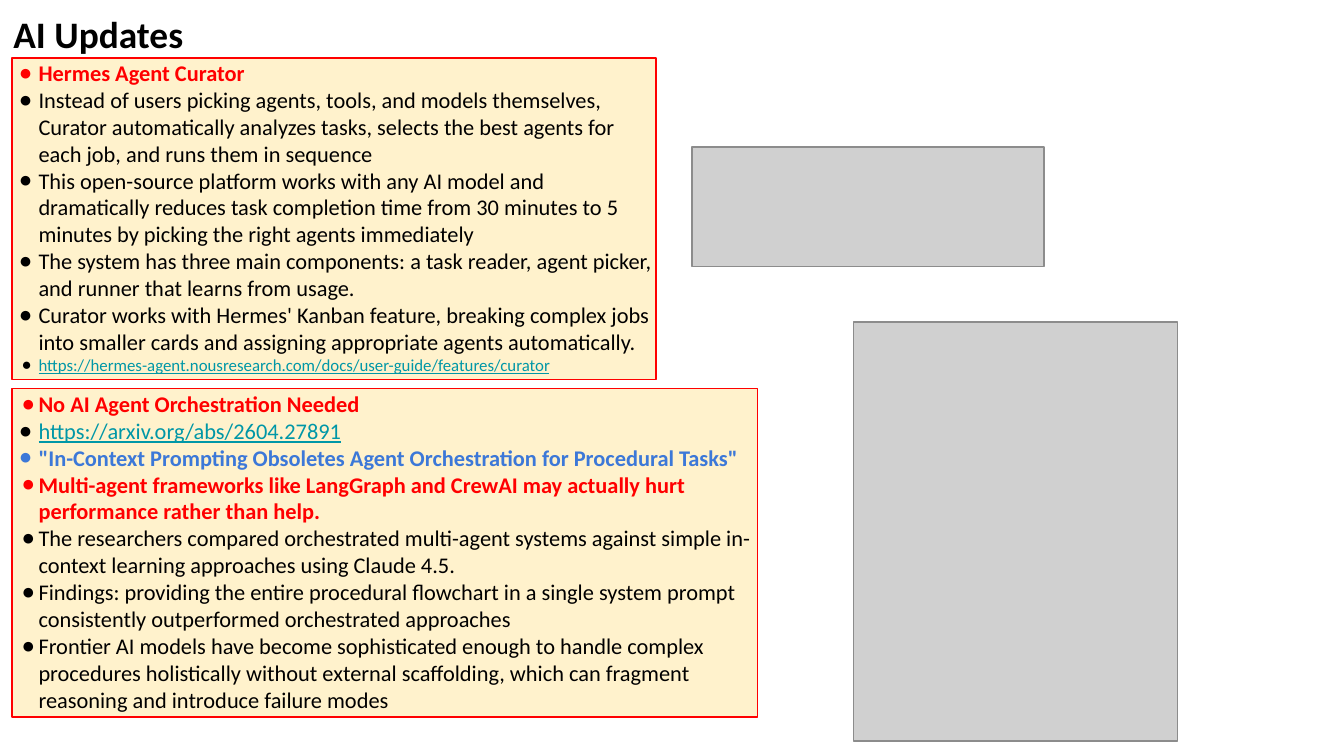
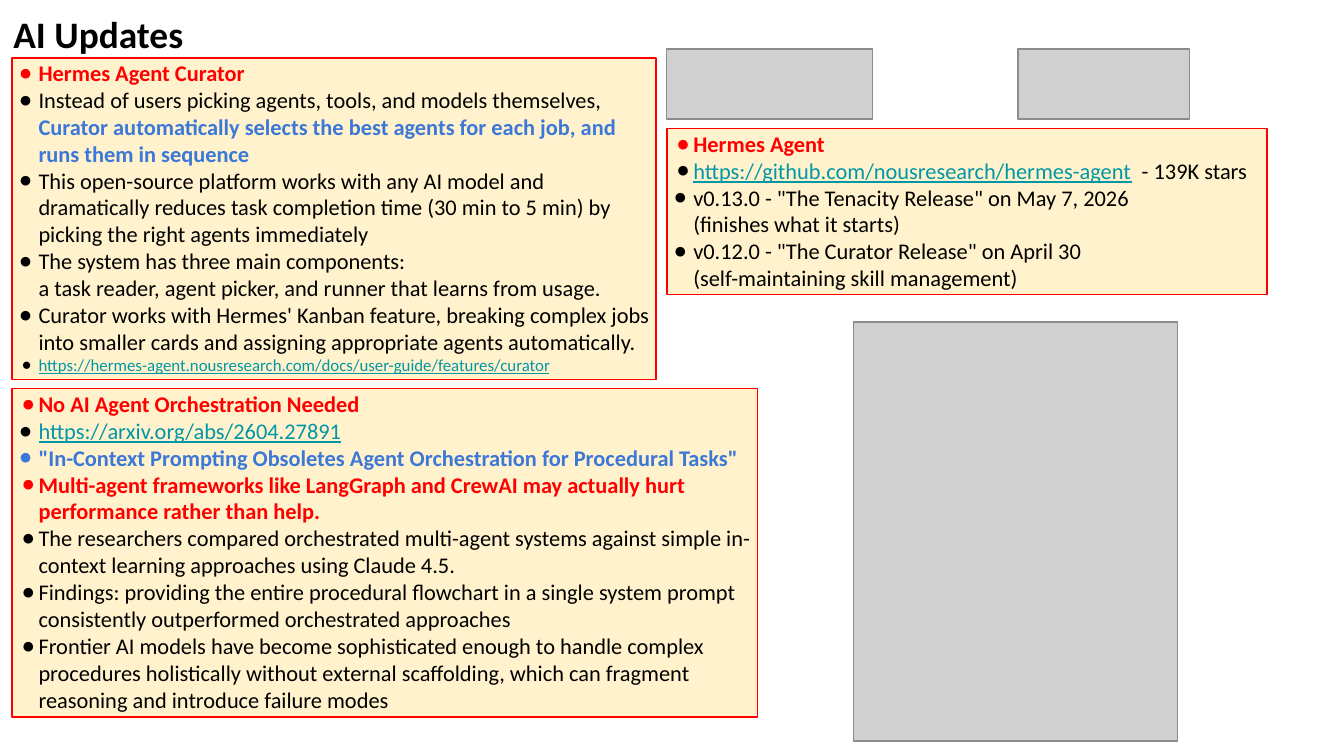
Before and after one commit to lselector/seminar, a slide deck: slide 11 of 2026/2026-05-08-AI-Updates.pptx (slide 8 before the commit). Drawn at 1344x756 pixels with LibreOffice and Linux fonts; fonts in the diff are those of the drawing; grey boxes stand for pictures. Boxes give left, top, right and bottom in pixels: in the first picture for what was removed or moved away, otherwise in the second. Text is boxed around its words. In the diff, an @@ line names an element or a change of style, - is before the commit and + after.

```diff
--- a/2026/2026-05-08-AI-Updates.pptx
+++ b/2026/2026-05-08-AI-Updates.pptx
@@ picture added at [667, 48, 872, 118] @@
@@ picture added at [1019, 48, 1191, 118] @@
@@ text in rectangle at [39, 92, 616, 246]: text changed @@
-● Instead of users picking agents, tools, and models themselves, Curator automatically analyzes tasks, selects the best agents for each job, and runs them in sequence
-● This open-source platform works with any AI model and dramatically reduces task completion time from 30 minutes to 5 minutes by picking the right agents immediately
+● Instead of users picking agents, tools, and models themselves, Curator automatically selects the best agents for each job, and runs them in sequence
+● This open-source platform works with any AI model and dramatically reduces task completion time (30 min to 5 min) by picking the right agents immediately
@@ rectangle added at [667, 129, 1267, 294], fill #FFF2CC, outline #FF0000 0.75 pt, 12 pt, text #000000 @@
+● Hermes Agent
+● https://github.com/nousresearch/hermes-agent - 139K stars
+● v0.13.0 - "The Tenacity Release" on May 7, 2026
+  (finishes what it starts)
+● v0.12.0 - "The Curator Release" on April 30
+  (self-maintaining skill management)
@@ picture removed at [692, 146, 1044, 266] @@
```
Also in this commit, not shown: 11 other slides changed, 3 slides added.
